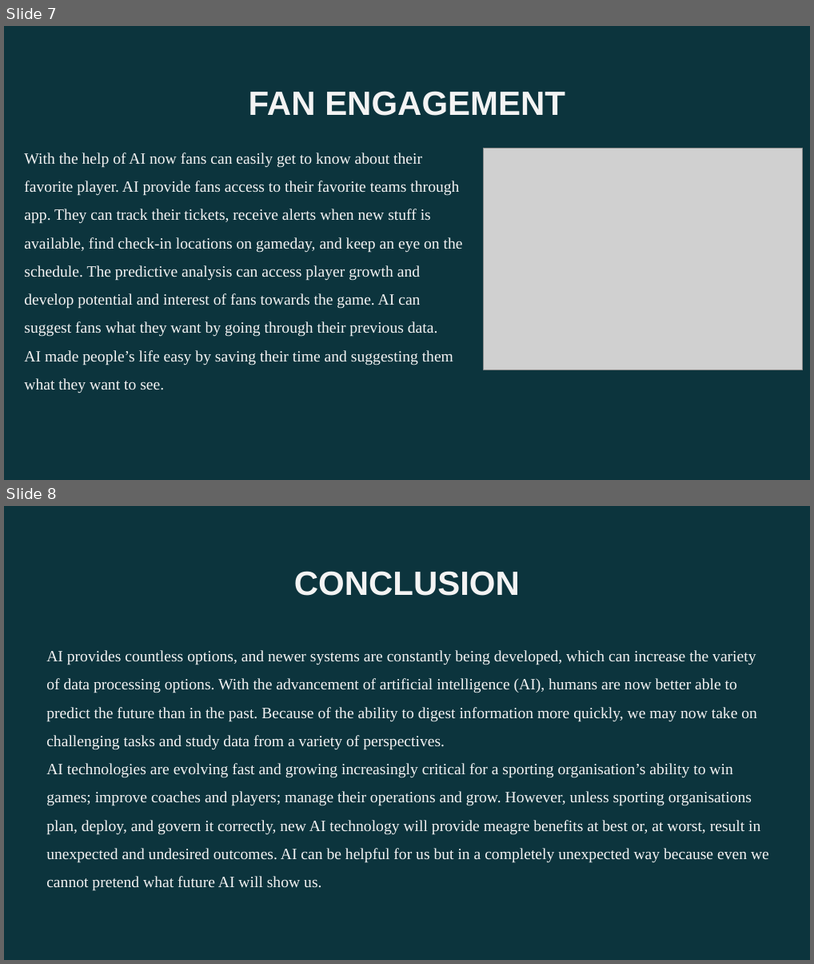
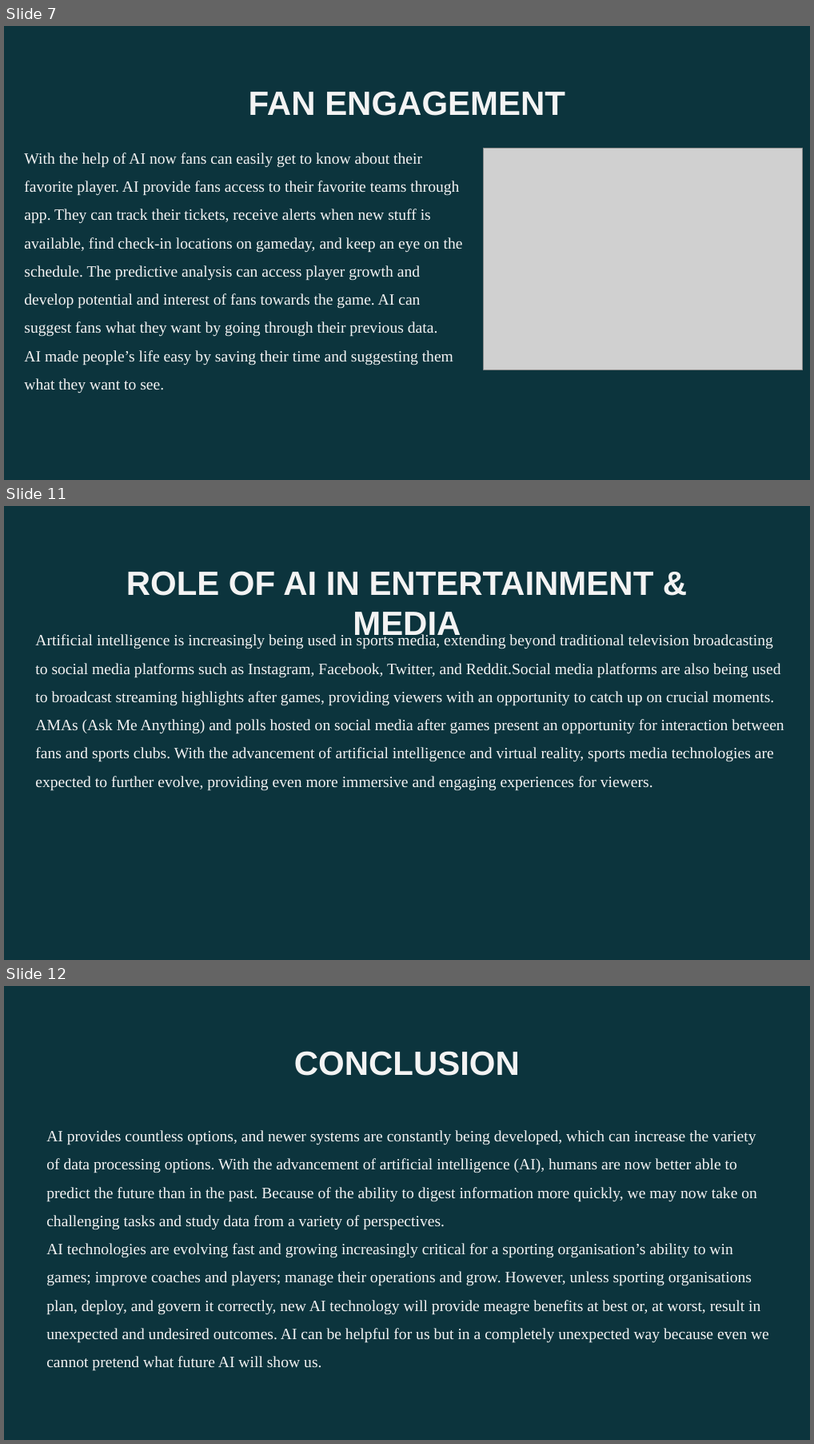
Before and after one commit to Dawarayoub/Ai-in-sports, a slide deck: AI PPT.pptx. Shown one above the other, each under a label of ours: slides 7 and 8 before the commit, slides 7, 11 and 12 after it; the slides between them are not shown. The pictures are 814x964 and 814x1444 pixels, drawn with LibreOffice and Linux fonts; fonts in the diff are those of the drawing; grey boxes stand for pictures; background and template pictures are left out. Boxes give left, top, right and bottom in pixels: in the first picture for what was removed or moved away, otherwise in the second. Text is boxed around its words. In the diff, an @@ line names an element or a change of style, - is before the commit and + after.

```diff
--- a/AI PPT.pptx
+++ b/AI PPT.pptx
@@ slide 11 added at (x1=4, y1=506, x2=810, y2=960), background picture (left out) @@
@@ title added at (x1=126, y1=571, x2=654, y2=642), 30 pt, text #F3F3F3, bold @@
+ROLE OF AI IN ENTERTAINMENT & MEDIA
@@ text added at (x1=35, y1=633, x2=784, y2=791), 14 pt, text #F3F3F3 @@
+Artificial intelligence is increasingly being used in sports media, extending beyond traditional television broadcasting to social media platforms such as Instagram, Facebook, Twitter, and Reddit.Social media platforms are also being used to broadcast streaming highlights after games, providing viewers with an opportunity to catch up on crucial moments. AMAs (Ask Me Anything) and polls hosted on social media after games present an opportunity for interaction between fans and sports clubs. With the advancement of artificial intelligence and virtual reality, sports media technologies are expected to further evolve, providing even more immersive and engaging experiences for viewers.
@@ what was slide 8 is now slide 12 @@
```
Also in this commit, not shown: 3 other slides added.
